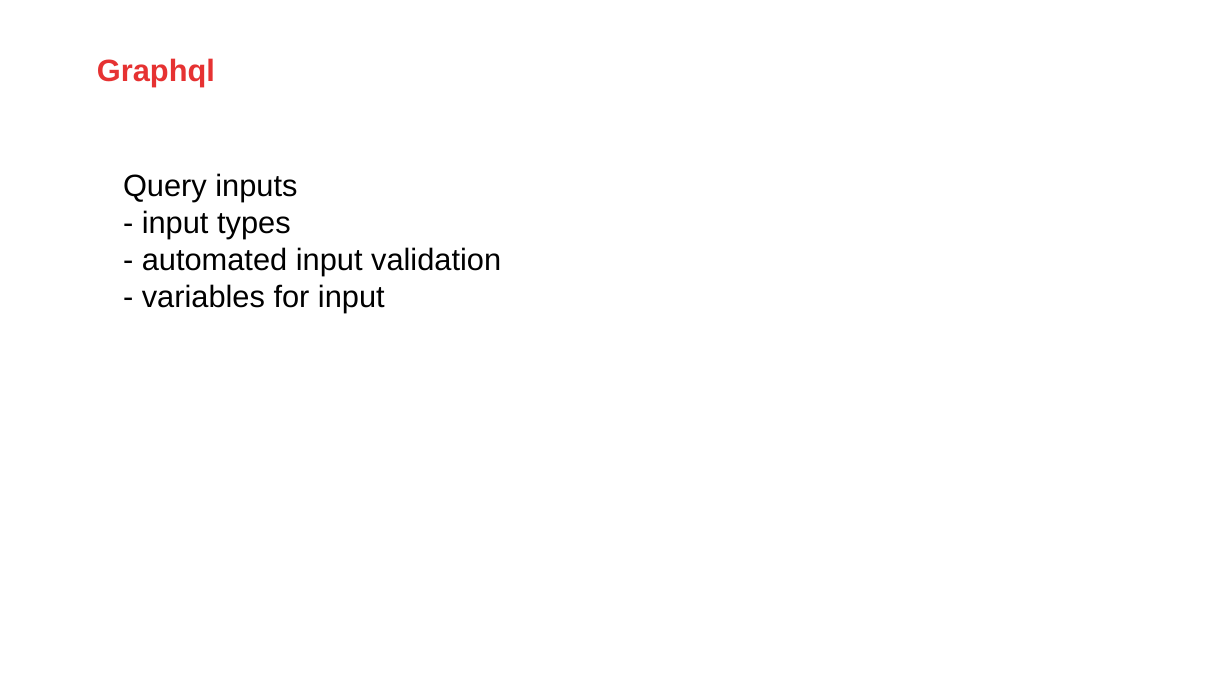
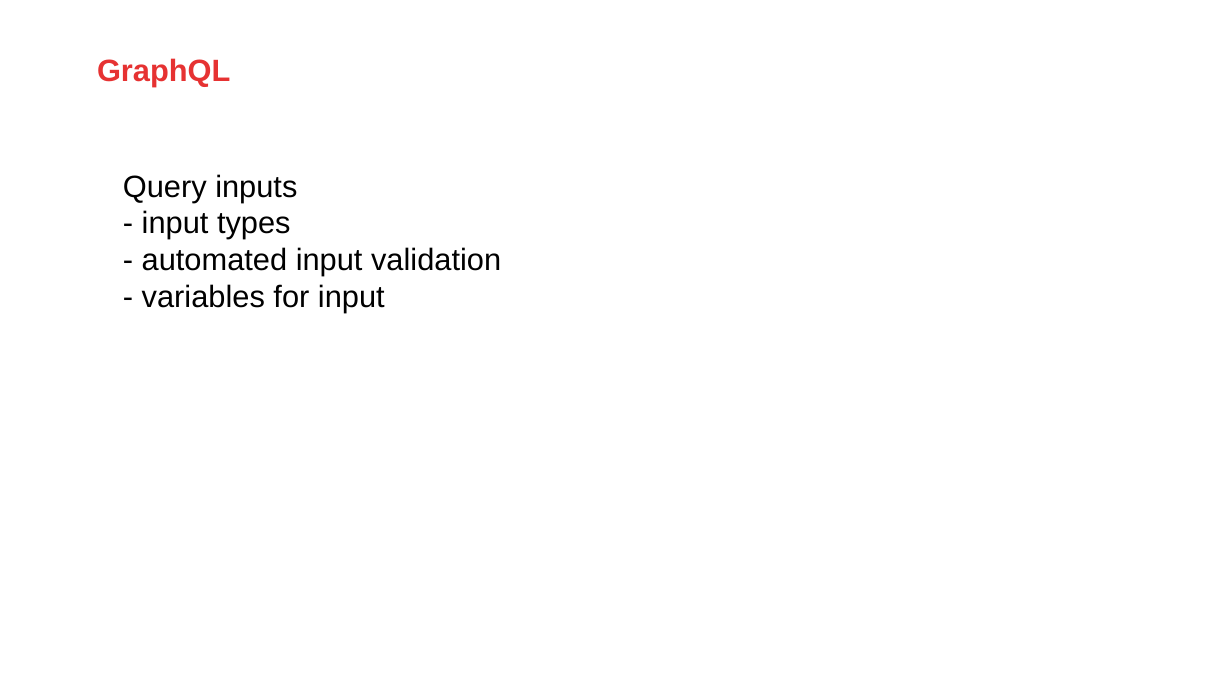
Before and after one commit to AMIS-Services/sig-graphql, a slide deck: slide 6 of slides/graphq-slides.pptx (slide 4 before the commit). Drawn at 1232x693 pixels with LibreOffice and Linux fonts; fonts in the diff are those of the drawing; background and template pictures are left out. Boxes give left, top, right and bottom in pixels: in the first picture for what was removed or moved away, otherwise in the second. Text is boxed around its words. In the diff, an @@ line names an element or a change of style, - is before the commit and + after.

```diff
--- a/slides/graphq-slides.pptx
+++ b/slides/graphq-slides.pptx
@@ text at [97,58,230,87]: text changed @@
-Graphql
+GraphQL
```
Also in this commit, not shown: 5 other slides changed, 2 slides added, 1 other file.
